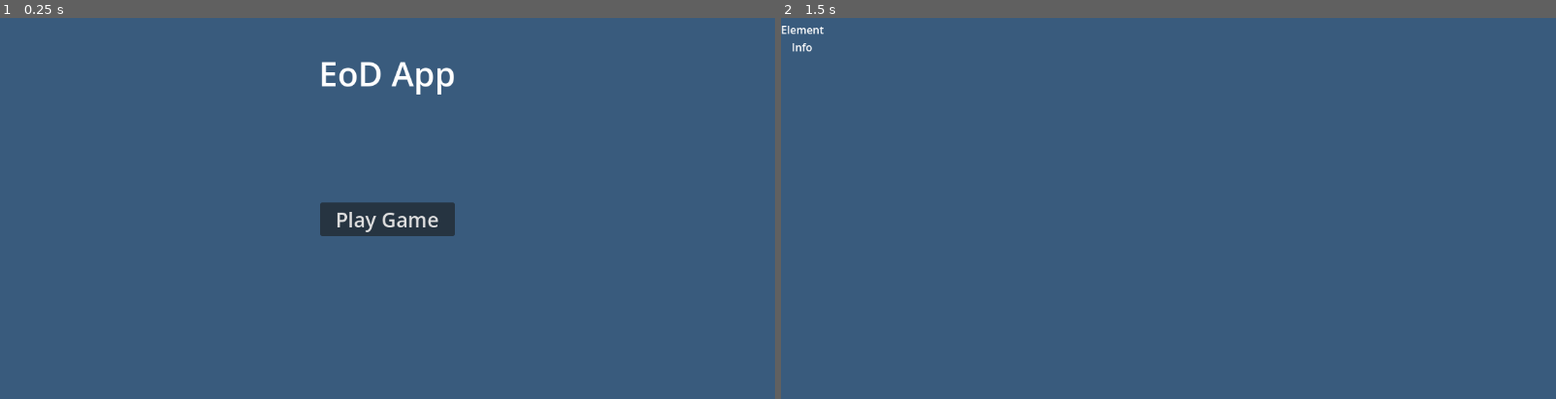
Above: before the commit, frames 1-2 (left to right).
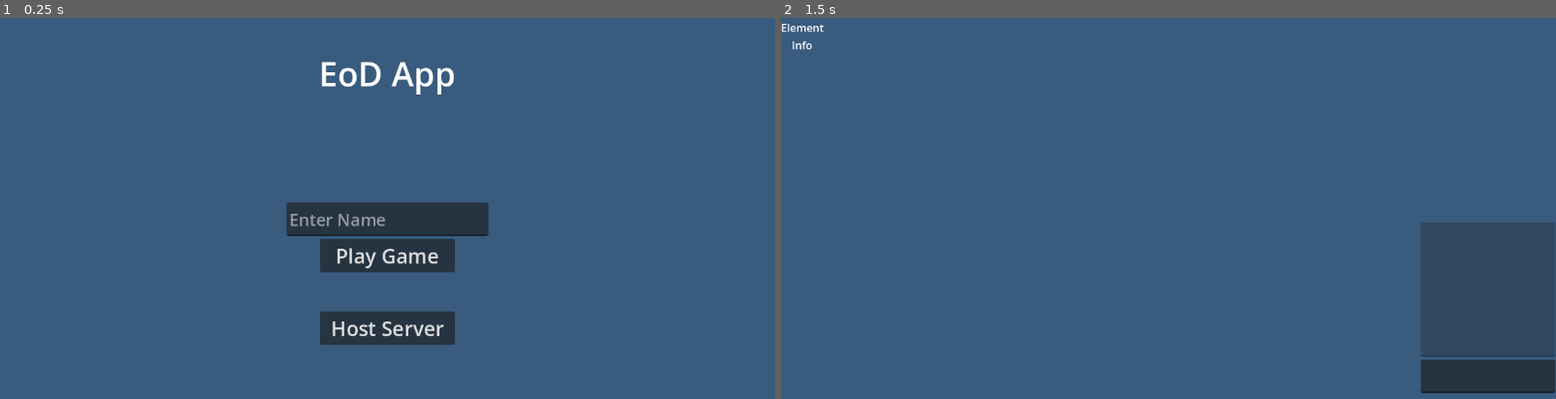
Above: after the commit, the same moments.

Repository: abnormalhare/EoDApp
Game: Godot game, scene res://scenes/main_menu.tscn
Same seed, same stepped clock (60 frames per second), same inputs: the game is played once before the commit and once after it.
Inputs:
- Up to frame 1 (0.25 s): no input
- Up to frame 2 (1.5 s): click "Play Game" (after the commit: "Host Server") at 0.5 s; tap Enter (send_chat, bound only after the commit) at 1.25, 1.35 s

The runs differ from the first frame. In frame 1, 4.1% of the frame differs, in the area x 36-64%, y 48-86%; in frame 2, 7.8%, in the area x 0-100%, y 1-99%.

Commit message:
Add very very very primative multiplayer

Diff:
--- a/project.godot
+++ b/project.godot
@@ -30,6 +30,14 @@
 "res://themes/": "purple"
 }
 
+[input]
+
+send_chat={
+"deadzone": 0.2,
+"events": [Object(InputEventKey,"resource_local_to_scene":false,"resource_name":"","device":-1,"window_id":0,"alt_pressed":false,"shift_pressed":false,"ctrl_pressed":false,"meta_pressed":false,"pressed":false,"keycode":0,"physical_keycode":4194309,"key_label":0,"unicode":0,"location":0,"echo":false,"script":null)
+]
+}
+
 [physics]
 
 3d/physics_engine="Jolt Physics"
--- a/scenes/game.tscn
+++ b/scenes/game.tscn
@@ -7,3 +7,5 @@
 script = ExtResource("1_uwrxv")
 
 [node name="GameUI" parent="." unique_id=1777733730 instance=ExtResource("2_yqjtg")]
+
+[connection signal="send_message" from="GameUI" to="." method="_on_game_ui_send_message"]
--- a/scenes/game_ui.tscn
+++ b/scenes/game_ui.tscn
@@ -1,4 +1,8 @@
 [gd_scene format=3 uid="uid://c7tvwhb1o7un0"]
+
+[ext_resource type="Script" uid="uid://hpafofgvsc0s" path="res://scripts/game/game_ui.gd" id="1_u001w"]
+[ext_resource type="Theme" uid="uid://bbg3suph6fdnq" path="res://themes/main_menu_theme.tres" id="1_yubou"]
+[ext_resource type="Script" uid="uid://d2u66bsu45vw3" path="res://scripts/game/send_message.gd" id="2_rns2u"]
 
 [sub_resource type="Theme" id="Theme_ojb23"]
 
@@ -9,11 +13,12 @@
 anchor_bottom = 1.0
 grow_horizontal = 2
 grow_vertical = 2
+script = ExtResource("1_u001w")
 
 [node name="Game" type="HBoxContainer" parent="." unique_id=1691467122]
 layout_mode = 0
 offset_right = 1151.0
-offset_bottom = 650.0
+offset_bottom = 615.0
 
 [node name="ElemInfo" type="VBoxContainer" parent="Game" unique_id=736598976]
 layout_mode = 2
@@ -48,3 +53,21 @@
 [node name="News" type="VBoxContainer" parent="Game/Multplayer" unique_id=1576150303]
 layout_mode = 2
 size_flags_vertical = 10
+
+[node name="Chat" type="VBoxContainer" parent="Game/Multplayer" unique_id=1904576126]
+layout_mode = 2
+
+[node name="ChatLog" type="TextEdit" parent="Game/Multplayer/Chat" unique_id=511047664]
+custom_minimum_size = Vector2(200, 200)
+layout_mode = 2
+theme = ExtResource("1_yubou")
+editable = false
+
+[node name="Message" type="TextEdit" parent="Game/Multplayer/Chat" unique_id=1753305446]
+custom_minimum_size = Vector2(0, 50)
+layout_mode = 2
+theme = ExtResource("1_yubou")
+wrap_mode = 1
+script = ExtResource("2_rns2u")
+
+[connection signal="send_message" from="Game/Multplayer/Chat/Message" to="." method="_on_message_send_message"]
--- a/scenes/main_menu.tscn
+++ b/scenes/main_menu.tscn
@@ -2,6 +2,8 @@
 
 [ext_resource type="Theme" uid="uid://bbg3suph6fdnq" path="res://themes/main_menu_theme.tres" id="1_l6cm7"]
 [ext_resource type="Script" uid="uid://dv07qkqsj6o7v" path="res://scripts/main_menu/play_game_button.gd" id="2_ekxnf"]
+[ext_resource type="Script" uid="uid://b516xdrc0i6hw" path="res://scripts/main_menu/username.gd" id="2_wu84c"]
+[ext_resource type="Script" uid="uid://d4dwkv3si3aeo" path="res://scripts/main_menu/host_server_button.gd" id="3_bqqt6"]
 
 [node name="MainMenu" type="Control" unique_id=1475363255]
 layout_mode = 3
@@ -30,6 +32,17 @@
 custom_minimum_size = Vector2(0, 150)
 layout_mode = 2
 
+[node name="HBoxContainer3" type="HBoxContainer" parent="VBoxContainer" unique_id=1682945553]
+layout_mode = 2
+alignment = 1
+
+[node name="TextEdit" type="TextEdit" parent="VBoxContainer/HBoxContainer3" unique_id=1803458469]
+custom_minimum_size = Vector2(300, 50)
+layout_mode = 2
+theme = ExtResource("1_l6cm7")
+placeholder_text = "Enter Name"
+script = ExtResource("2_wu84c")
+
 [node name="HBoxContainer" type="HBoxContainer" parent="VBoxContainer" unique_id=1073686630]
 layout_mode = 2
 alignment = 1
@@ -40,3 +53,18 @@
 theme = ExtResource("1_l6cm7")
 text = "Play Game"
 script = ExtResource("2_ekxnf")
+
+[node name="MarginContainer3" type="MarginContainer" parent="VBoxContainer" unique_id=1899375322]
+custom_minimum_size = Vector2(0, 50)
+layout_mode = 2
+
+[node name="HBoxContainer2" type="HBoxContainer" parent="VBoxContainer" unique_id=863769454]
+layout_mode = 2
+alignment = 1
+
+[node name="Button" type="Button" parent="VBoxContainer/HBoxContainer2" unique_id=1887182925]
+custom_minimum_size = Vector2(200, 0)
+layout_mode = 2
+theme = ExtResource("1_l6cm7")
+text = "Host Server"
+script = ExtResource("3_bqqt6")
--- a/scripts/game/game.gd
+++ b/scripts/game/game.gd
@@ -1,11 +1,51 @@
 extends Node2D
 
+@rpc("any_peer", "call_remote", "reliable")
+func set_username(username: String):
+	var sender_id = multiplayer.get_remote_sender_id()
+	if sender_id == 0:
+		Global.player_names[multiplayer.get_unique_id()] = username;
+	elif multiplayer.is_server():
+		Global.player_names[sender_id] = username;
 
 # Called when the node enters the scene tree for the first time.
 func _ready() -> void:
-	pass # Replace with function body.
+	var peer = ENetMultiplayerPeer.new();
+	if Global.is_server:
+		peer.create_server(3043);
+	else:
+		peer.create_client("127.0.0.1", 3043);
+
+	multiplayer.multiplayer_peer = peer;
+
+	await get_tree().create_timer(0.5).timeout; # takes time to load multiplayer
+
+	if not Global.is_server:
+		set_username.rpc(Global.curr_player_name)
+	else:
+		set_username(Global.curr_player_name)
 
 
 # Called every frame. 'delta' is the elapsed time since the previous frame.
-func _process(delta: float) -> void:
-	pass
+func _process(_delta: float) -> void:
+	pass;
+
+func sanitize_message(msg: String) -> String:
+	return msg;
+
+@rpc("any_peer", "call_remote", "reliable")
+func send_chat_message(msg: String):
+	if not multiplayer.is_server(): return;
+
+	var sanitized_msg = sanitize_message(msg);
+
+	var sender_id = multiplayer.get_remote_sender_id();
+	var sender_name = Global.player_names[sender_id];
+	receive_chat_message.rpc(sender_name, sanitized_msg);
+
+@rpc("authority", "call_local", "reliable")
+func receive_chat_message(sender_name: String, msg: String):
+	$GameUI.append_chat_log("\n%s: %s" % [sender_name, msg]);
+
+func _on_game_ui_send_message(text) -> void:
+	send_chat_message.rpc(text)
--- /dev/null
+++ b/scripts/game/game_ui.gd
@@ -0,0 +1,12 @@
+extends Control
+signal send_message
+
+# Called every frame. 'delta' is the elapsed time since the previous frame.
+func _process(_delta: float) -> void:
+	pass
+
+func append_chat_log(text: String):
+	$Game/Multplayer/Chat/ChatLog.text += text;
+
+func _on_message_send_message(text: String) -> void:
+	send_message.emit(text);
--- /dev/null
+++ b/scripts/game/send_message.gd
@@ -0,0 +1,9 @@
+extends TextEdit
+
+signal send_message
+
+# Called every frame. 'delta' is the elapsed time since the previous frame.
+func _process(_delta: float) -> void:
+	if has_focus() and Input.is_action_just_pressed("send_chat"):
+		send_message.emit(text)
+		text = ""
--- a/scripts/global.gd
+++ b/scripts/global.gd
@@ -1,4 +1,8 @@
 extends Node
+
+var is_server: bool = false;
+var player_names: Dictionary = {}
+var curr_player_name: String = ""
 
 func change_scene(to: String):
 	get_tree().change_scene_to_file("res://scenes/" + to + ".tscn")
--- /dev/null
+++ b/scripts/main_menu/host_server_button.gd
@@ -0,0 +1,7 @@
+extends Button
+
+# Called every frame. 'delta' is the elapsed time since the previous frame.
+func _process(_delta: float) -> void:
+	if button_pressed:
+		Global.is_server = true;
+		Global.change_scene("game")
--- a/scripts/main_menu/play_game_button.gd
+++ b/scripts/main_menu/play_game_button.gd
@@ -1,12 +1,7 @@
 extends Button
 
-
-# Called when the node enters the scene tree for the first time.
-func _ready() -> void:
-	pass # Replace with function body.
-
-
 # Called every frame. 'delta' is the elapsed time since the previous frame.
-func _process(delta: float) -> void:
+func _process(_delta: float) -> void:
 	if button_pressed:
+		Global.is_server = false;
 		Global.change_scene("game")
--- /dev/null
+++ b/scripts/main_menu/username.gd
@@ -0,0 +1,5 @@
+extends TextEdit
+
+# Called every frame. 'delta' is the elapsed time since the previous frame.
+func _process(_delta: float) -> void:
+	Global.curr_player_name = text
--- a/themes/main_menu_theme.tres
+++ b/themes/main_menu_theme.tres
@@ -3,3 +3,4 @@
 [resource]
 Button/font_sizes/font_size = 30
 Label/font_sizes/font_size = 50
+TextEdit/font_sizes/font_size = 25
Not shown, added: export_presets.cfg
Not shown, added: scripts/game/game_ui.gd.uid
Not shown, added: scripts/game/send_message.gd.uid
Not shown, added: scripts/main_menu/host_server_button.gd.uid
Not shown, added: scripts/main_menu/username.gd.uid
Not shown, added: Elemental Everywhere.pck
Not shown, added: Elemental Everywhere.sh
Not shown, added: Elemental Everywhere.x86_64
